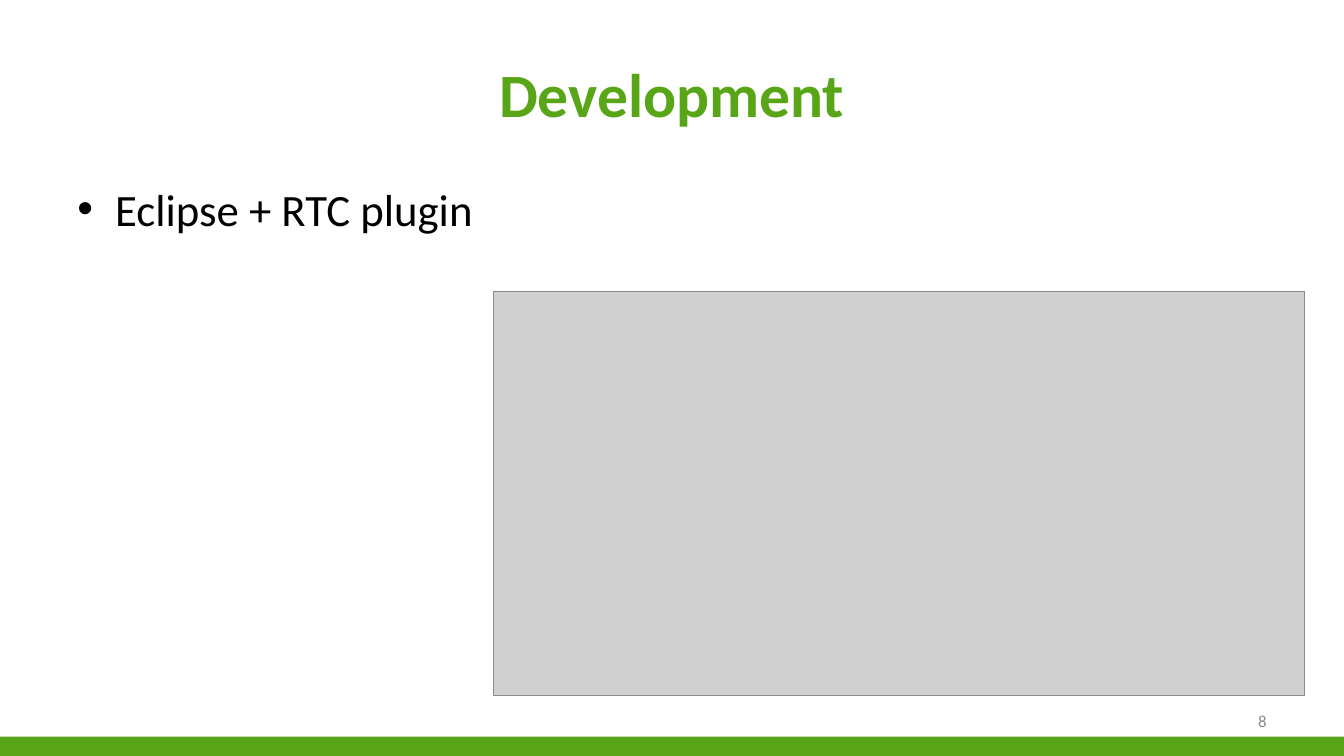
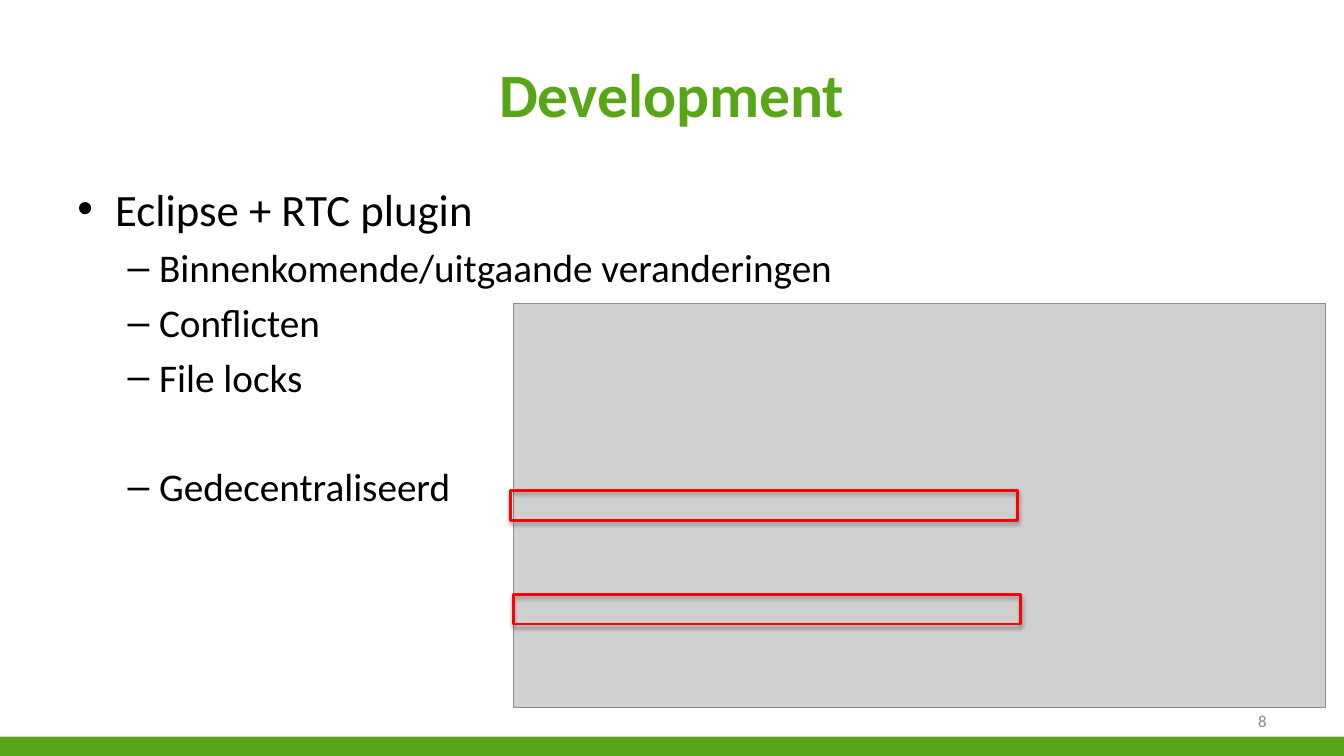
Before and after one commit to niekvandael/iTalent, a slide deck: slide 8 of italent/documents/Presentatie/Presentatie.pptx. Drawn at 1344x756 pixels with LibreOffice and Linux fonts; fonts in the diff are those of the drawing; grey boxes stand for pictures; background and template pictures are left out. Boxes give left, top, right and bottom in pixels: in the first picture for what was removed or moved away, otherwise in the second. Text is boxed around its words. In the diff, an @@ line names an element or a change of style, - is before the commit and + after.

```diff
--- a/italent/documents/Presentatie/Presentatie.pptx
+++ b/italent/documents/Presentatie/Presentatie.pptx
@@ text at box(159, 254, 831, 502): paragraphs added @@
+  – Binnenkomende/uitgaande veranderingen
+  – Conflicten
+  – File locks
+  – Gedecentraliseerd
@@ picture: place and size @@
-picture at box(493, 291, 1305, 696)
+picture at box(514, 303, 1326, 708)
@@ rectangle added at box(511, 491, 1018, 520), outline #FF0000 2 pt @@
@@ rectangle added at box(514, 595, 1021, 624), outline #FF0000 2 pt @@
```
Also in this commit, not shown: 2 other slides changed.
